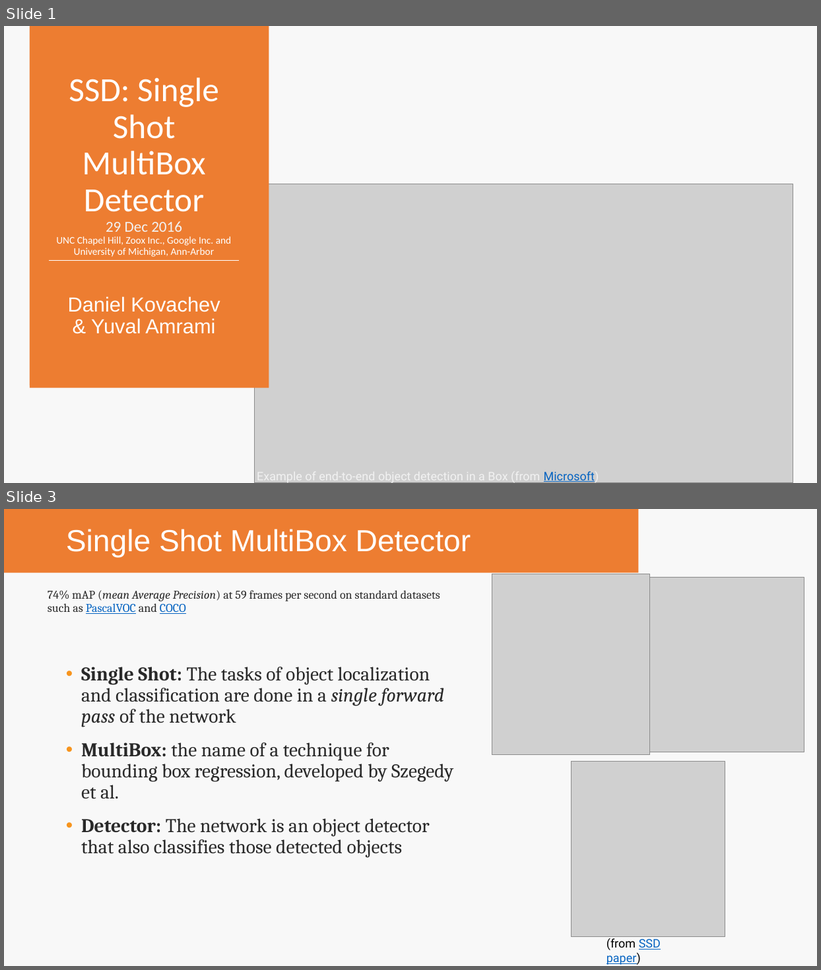
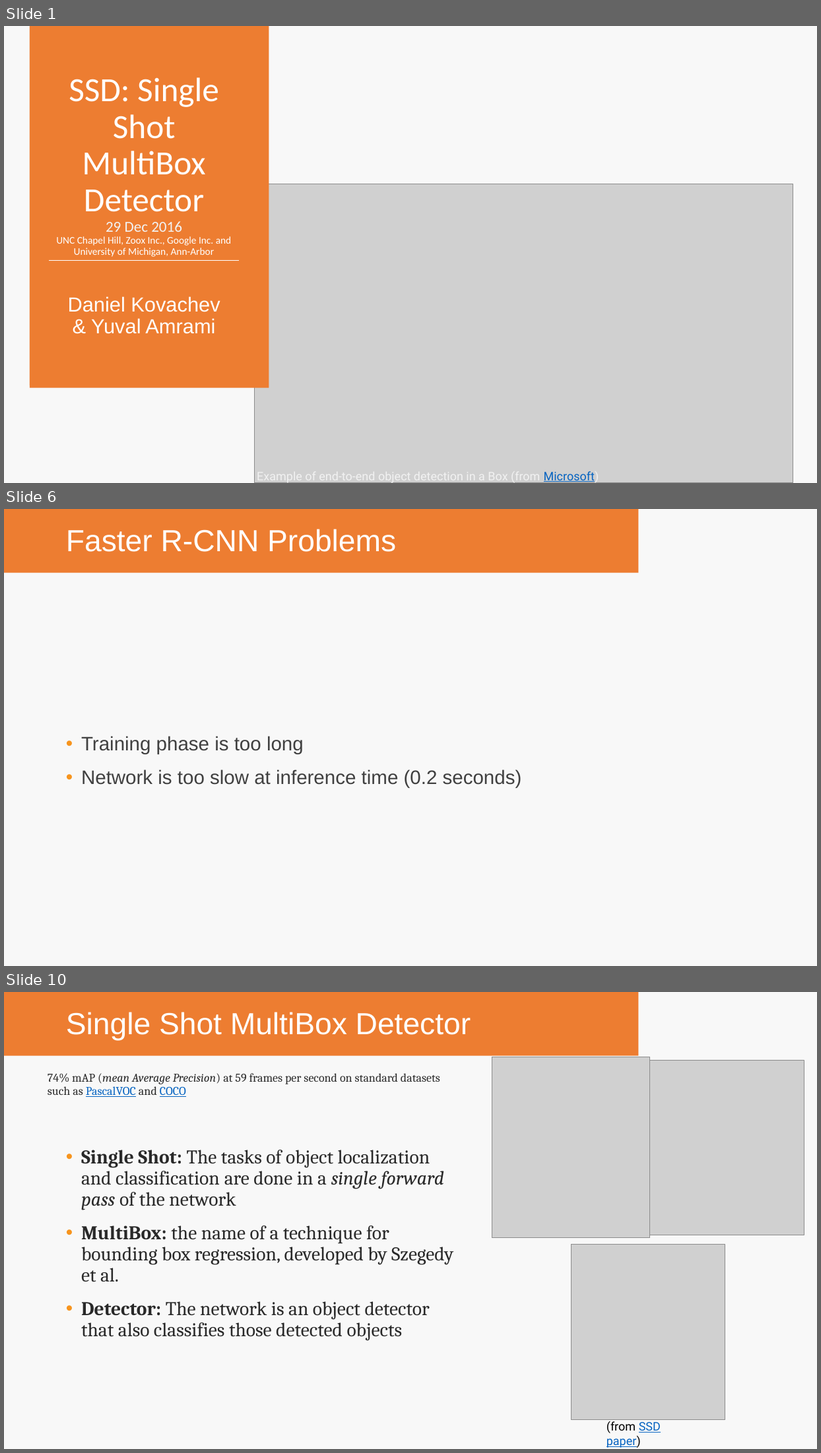
Before and after one commit to YuvalAmrami/DeepLearningEx2, a slide deck: presentation/מצגת מטמפלייט.pptx. Shown one above the other, each under a label of ours: slides 1 and 3 before the commit, slides 1, 6 and 10 after it; the slides between them are not shown. The pictures are 821x970 and 821x1453 pixels, drawn with LibreOffice and Linux fonts; fonts in the diff are those of the drawing; grey boxes stand for pictures; background and template pictures are left out. Boxes give left, top, right and bottom in pixels: in the first picture for what was removed or moved away, otherwise in the second. Text is boxed around its words. In the diff, an @@ line names an element or a change of style, - is before the commit and + after.

```diff
--- a/presentation/מצגת מטמפלייט.pptx
+++ b/presentation/מצגת מטמפלייט.pptx
@@ slide 6 added at [4, 509, 817, 966], background #F8F8F8; not listed: 1 template element that a slide beside it also shows @@
@@ title added at [66, 529, 396, 552], 36 pt, text #FFFFFF @@
+Faster R-CNN Problems
@@ text added at [81, 736, 522, 788], 23 pt, text #404040 @@
+• Training phase is too long
+• Network is too slow at inference time (0.2 seconds)
@@ what was slide 3 is now slide 10 @@
```
Also in this commit, not shown: 1 slide changed, 6 other slides added, 1 other file.
